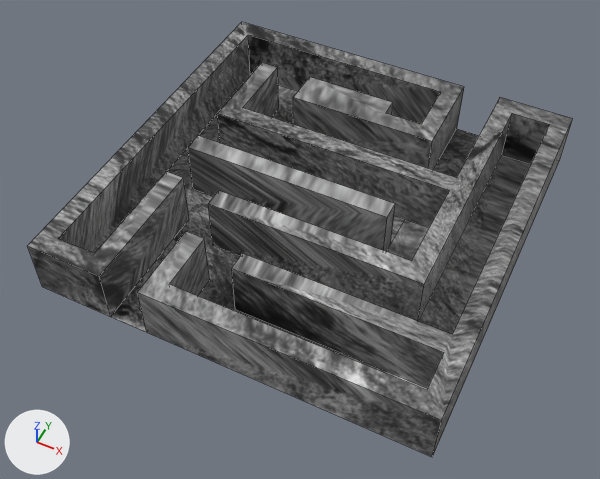
The Blender file labirinto/assets/models/map/map.blend as it was, and as the next commit left it.
Both versions are drawn from a camera (50 mm lens) standing at (12.4, -26.9, 31.5) and looking at (-0.2, -1.8, 0.1). Arrows for +X, +Y and +Z are at lower left; the lights stay in place. Mesh edges are drawn as thin lines.
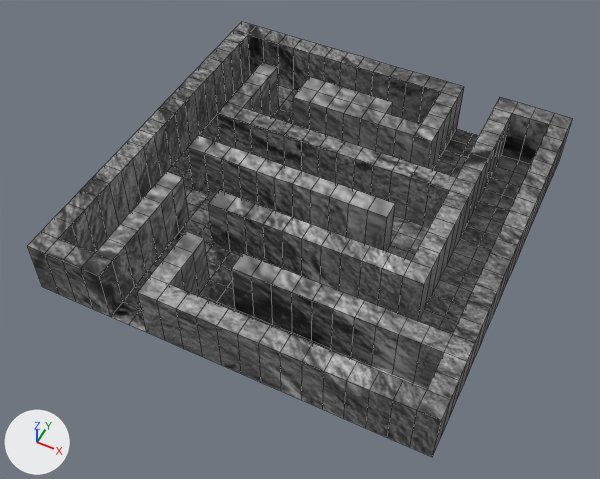
Boxes [x1, y1, x2, y2] around the edits, measured in the pictures (600 x 479 px):
part 1 of me_mesh_001, added
    after: [27, 22, 573, 457]

Diff of the bpy script that builds the scene:
```diff
--- a/labirinto/assets/models/map/map.blend.py
+++ b/labirinto/assets/models/map/map.blend.py
@@ mat_material @@
+mat_material = principled_material('Material')
+mat_material.texture = img_stone_png
+mat_material.roughness = 0.4
@@ me_mesh_001 @@
 # used by ob_plane001; location = (0.0, 0.0, 0.0); scale = (0.01, 0.01, 0.01)
-me_mesh_001.from_pydata(...)  # 91 vertices, 49 faces; spans x -1000.0..1000.0, y -1000.0..1000.0, z 0.0..300.0
-me_mesh_001.materials.append(mat_material_001)  # picture img_stone_png
+me_mesh_001.from_pydata(...)  # 755 vertices, 714 faces; spans x -1000.0..1000.0, y -1000.0..1000.0, z 0.0..300.0
+# me_mesh_001 part 1: 664 vertices added at x -1000.0..1000.0, y -1000.0..1000.0, z 0.0..300.0
+me_mesh_001.materials.append(mat_material)  # picture img_stone_png
```
